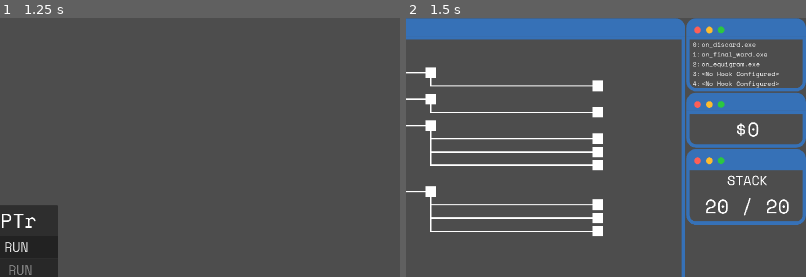
Above: before the commit, frames 1-2 (left to right).
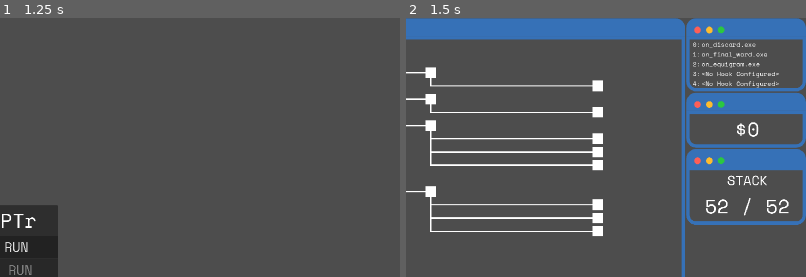
Above: after the commit, the same moments.

Repository: LucasMc17/CRYPTr
Game: Godot game, scene res://root.tscn
The game is run twice, just before and just after one commit, with the same random seed, the same clock (stepped at 60 frames per second) and the same inputs.
Inputs (mouse positions are % of the whole screen's width and height, from its top left):
- Up to frame 1 (1.25 s): click (88, 99) at 0.52 s; type "12" at 0.6 s
- Up to frame 2 (1.5 s): click "NEW RUN" at 1.25 s
The pictures show only the part of the screen within x 50-100%, y 0-50%; the shares and areas given below are measured in that part.

Frame 1 is identical in both runs. In frame 2, 0.3% of the frame differs, in the area x 75-96%, y 69-76%.

Commit message:
separated out command line argument logic to its own module

Diff:
--- /dev/null
+++ b/globals/command_arg_module.gd
@@ -0,0 +1,25 @@
+class_name CommandArgumentModule
+extends Resource
+## Logic module for reading and interpreting command line arguments for debug purposes.
+
+## The full command string passed to the engine to start the game process.
+var _arguments : PackedStringArray
+
+## True if a debug process which forces a specific state has launched the program, such as `Debug Encounter` or `Debug Map`.
+var is_debug_instance : bool
+
+## True if process was started via `Debug Encounter` command.
+var is_debug_encounter : bool
+
+## True if process was started via `Debug Map` command.
+var is_debug_map : bool
+
+func _init():
+	_arguments = OS.get_cmdline_args()
+	is_debug_instance = '--debug-slice' in _arguments
+	if is_debug_instance:
+		is_debug_encounter = '--debug-encounter' in _arguments
+		is_debug_map = '--debug-map' in _arguments
+	else :
+		is_debug_encounter = false
+		is_debug_map = false
--- a/globals/debug_node.gd
+++ b/globals/debug_node.gd
@@ -35,6 +35,8 @@
 var debug_console : DebugConsole
 ## Preloaded debug ui packed scene for initialization.
 var _debug_ui = preload('res://scenes/debug_ui/debug_ui.tscn')
+
+var command_args := CommandArgumentModule.new()
 
 func _ready():
 	var root = get_tree().current_scene
@@ -84,26 +86,3 @@
 					result[param] = entity[param]
 
 		return result
-
-# DEBUG PROCESS FUNCS
-
-var cmdline_args : PackedStringArray
-
-## Returns true if a debug process which forces a specific state has launched the program, such as `Debug Encounter` or `Debug Map`.
-func is_debug_instance() -> bool:
-	if not cmdline_args:
-		cmdline_args = OS.get_cmdline_args()
-	return '--debug-slice' in cmdline_args
-
-
-## Returns true if process was started via `Debug Encounter` command.
-func is_debug_encounter() -> bool:
-	if not cmdline_args:
-		cmdline_args = OS.get_cmdline_args()
-	return '--debug-encounter' in cmdline_args
-
-## Returns true if process was started via `Debug Map` command.
-func is_debug_map() -> bool:
-	if not cmdline_args:
-		cmdline_args = OS.get_cmdline_args()
-	return '--debug-map' in cmdline_args
--- a/globals/debug_node.tscn
+++ b/globals/debug_node.tscn
@@ -1,7 +1,6 @@
-[gd_scene load_steps=11 format=3 uid="uid://dr8n6ng13apt2"]
+[gd_scene load_steps=10 format=3 uid="uid://dr8n6ng13apt2"]
 
 [ext_resource type="Script" uid="uid://8utxeemfesmd" path="res://globals/debug_node.gd" id="1_pgr0f"]
-[ext_resource type="Resource" uid="uid://ishbmpe8biuo" path="res://resources/starter_decks/test_stack_a.tres" id="2_mwsy6"]
 [ext_resource type="Script" uid="uid://dxctdton3xfcb" path="res://resources/subprocesses/hooks/hook.gd" id="2_wqi1e"]
 [ext_resource type="Resource" uid="uid://me33y24mpqf2" path="res://resources/subprocesses/hooks/hook_instances/on_discard.tres" id="3_wqi1e"]
 [ext_resource type="Resource" uid="uid://h2yoxgjrbwr" path="res://resources/subprocesses/hooks/hook_instances/on_final_word.tres" id="4_8tqhv"]
@@ -13,7 +12,6 @@
 
 [node name="DebugNode" type="Node"]
 script = ExtResource("1_pgr0f")
-force_stack = ExtResource("2_mwsy6")
 force_hooks = Array[ExtResource("2_wqi1e")]([ExtResource("3_wqi1e"), ExtResource("4_8tqhv"), ExtResource("5_ec415")])
 force_functions = Array[ExtResource("6_6q663")]([ExtResource("7_3injj"), ExtResource("8_v3iya"), ExtResource("9_mwsy6")])
 log_level = 1
--- a/root.gd
+++ b/root.gd
@@ -4,9 +4,9 @@
 	Events.new_run_started.connect(_on_new_run_started)
 	Events.quit_to_menu.connect(_on_quit_to_menu)
 	super()
-	if DebugNode.is_debug_instance():
+	if DebugNode.command_args.is_debug_instance:
 		Events.emit_new_run_started()
-		if DebugNode.is_debug_encounter():
+		if DebugNode.command_args.is_debug_encounter:
 			Events.emit_match_started.call_deferred(EncounterRes.new("MATCH", 0, null, 0, 0, 0))
 
 
--- a/slices/run/states/encounter/encounter.gd
+++ b/slices/run/states/encounter/encounter.gd
@@ -28,7 +28,7 @@
 	Events.command_win.connect(func (_params): _win())
 	Events.command_lose.connect(func (_params): _lose())
 
-	if DebugNode.is_debug_encounter():
+	if DebugNode.command_args.is_debug_encounter:
 		DebugNode.print_n('ENCOUNTER accessed directly')
 
 	_discards = Player.discards
@@ -63,7 +63,7 @@
 	Player.current_stack = Player.stack
 	Events.refresh_stack.emit()
 	Events.emit_match_won()
-	if DebugNode.is_debug_encounter():
+	if DebugNode.command_args.is_debug_encounter:
 		get_tree().quit(0)
 	else:
 		Events.emit_return_to_map(false)
@@ -73,7 +73,7 @@
 func _lose() -> void:
 	Player.current_stack = Player.stack
 	Events.refresh_stack.emit()
-	if DebugNode.is_debug_encounter():
+	if DebugNode.command_args.is_debug_encounter:
 		get_tree().quit(0)
 	else:
 		is_input_ready = false
--- a/slices/run/states/map/map.gd
+++ b/slices/run/states/map/map.gd
@@ -11,7 +11,7 @@
 		map_instance.init_map(0, 3)
 	else:
 		map_instance.resume_map()
-	if DebugNode.is_debug_map():
+	if DebugNode.command_args.is_debug_map:
 		# TODO: Call deferred necessary here because the console has not finished rendering itself when this runs.
 		# In future, might want to set up a log queue to handle logs that hit the console before its ready.
 		DebugNode.print_n.call_deferred('MAP accessed directly')
Not shown, added: globals/command_arg_module.gd.uid
